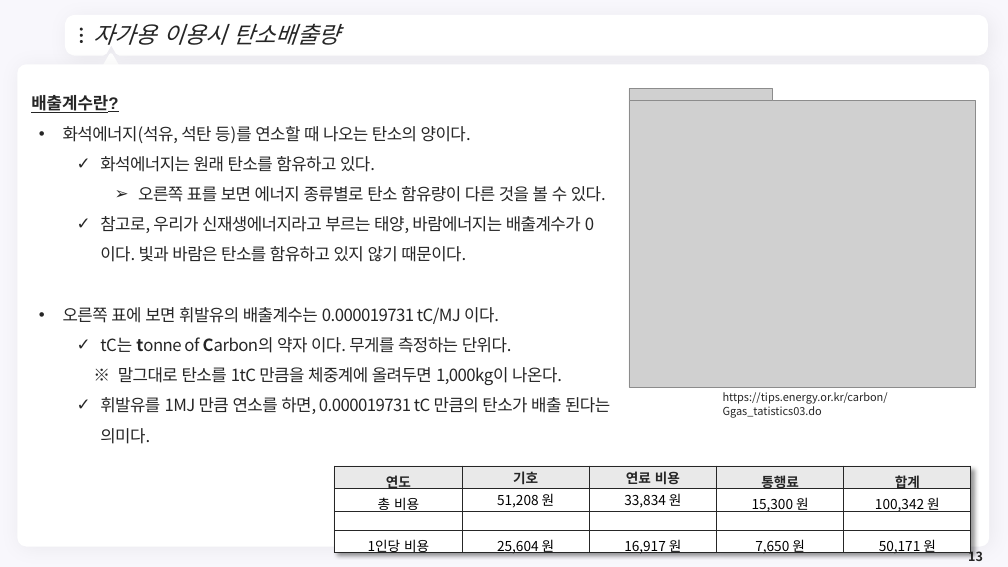
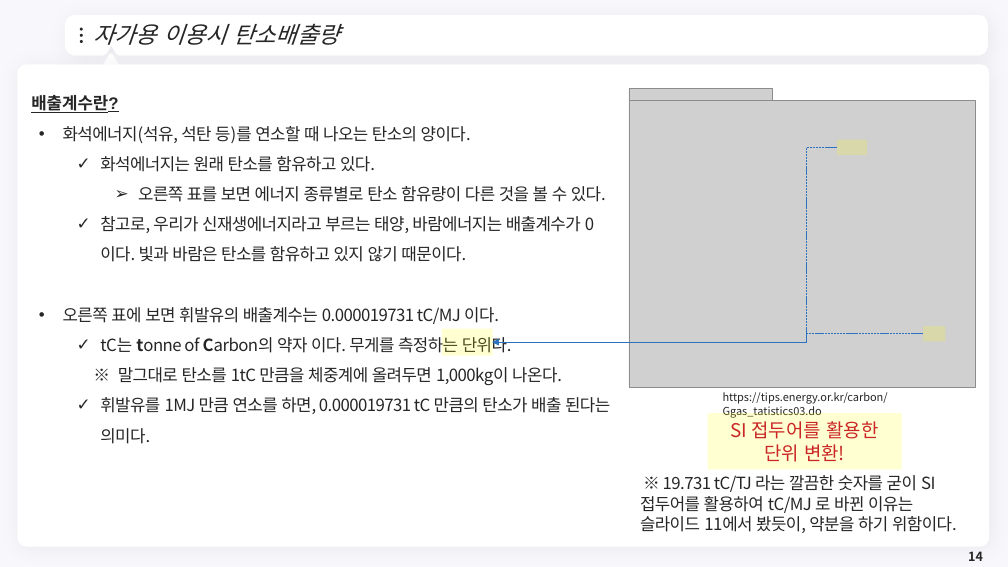
Before and after one commit to meandthey/Teaching, a slide deck: slide 14 of 생활속의 경제/01_Lectures/생활속의 경제_(에너지경제)_2.pptx (slide 13 before the commit). Drawn at 1008x567 pixels with LibreOffice and Linux fonts; fonts in the diff are those of the drawing; grey boxes stand for pictures; background and template pictures are left out. Boxes give left, top, right and bottom in pixels: in the first picture for what was removed or moved away, otherwise in the second. Text is boxed around its words. In the diff, an @@ line names an element or a change of style, - is before the commit and + after.

```diff
--- a/생활속의 경제/01_Lectures/생활속의 경제_(에너지경제)_2.pptx
+++ b/생활속의 경제/01_Lectures/생활속의 경제_(에너지경제)_2.pptx
@@ elbow arrow added from (837, 147) to (493, 343), #2D72BE 0.75 pt dashed @@
@@ rectangle added at box(837, 140, 867, 155), fill #FFFF00 at 18% opacity @@
@@ rectangle added at box(442, 329, 493, 356), fill #FFFF00 at 18% opacity @@
@@ rectangle added at box(923, 326, 946, 341), fill #FFFF00 at 18% opacity @@
@@ elbow arrow added from (923, 333) to (492, 343), #2D72BE 0.75 pt dashed @@
@@ rectangle added at box(708, 414, 902, 470), fill #FFFF00 at 18% opacity, 18 pt, text #CA2626 @@
+SI 접두어를 활용한 단위 변환!
@@ table removed at box(335, 467, 970, 559), 4 rows, 5 columns @@
-연도 | 기호 | 연료 비용 | 통행료 | 합계
-총 비용 | 51,208 원 | 33,834 원 | 15,300 원 | 100,342 원
- |  |  |  | 
-1인당 비용 | 25,604 원 | 16,917 원 | 7,650 원 | 50,171 원
@@ text added at box(640, 475, 957, 533), 16 pt, text #262626 @@
+※ 19.731 tC/TJ 라는 깔끔한 숫자를 굳이 SI접두어를 활용하여 tC/MJ 로 바뀐 이유는 슬라이드 11에서 봤듯이, 약분을 하기 위함이다.
@@ page number at box(968, 551, 983, 561): text changed @@
-13
+14
```
Also in this commit, not shown: 17 other slides changed, 3 slides added, 7 slides removed, 2 other files.
